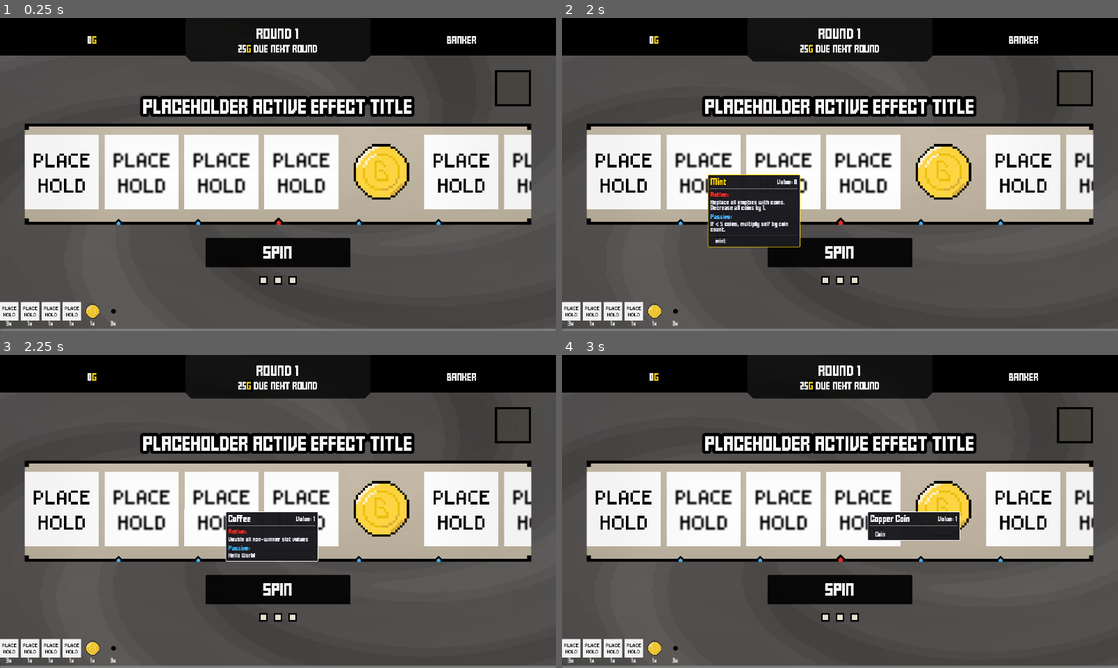
Above: before the commit, frames 1-4 (two rows, left to right).
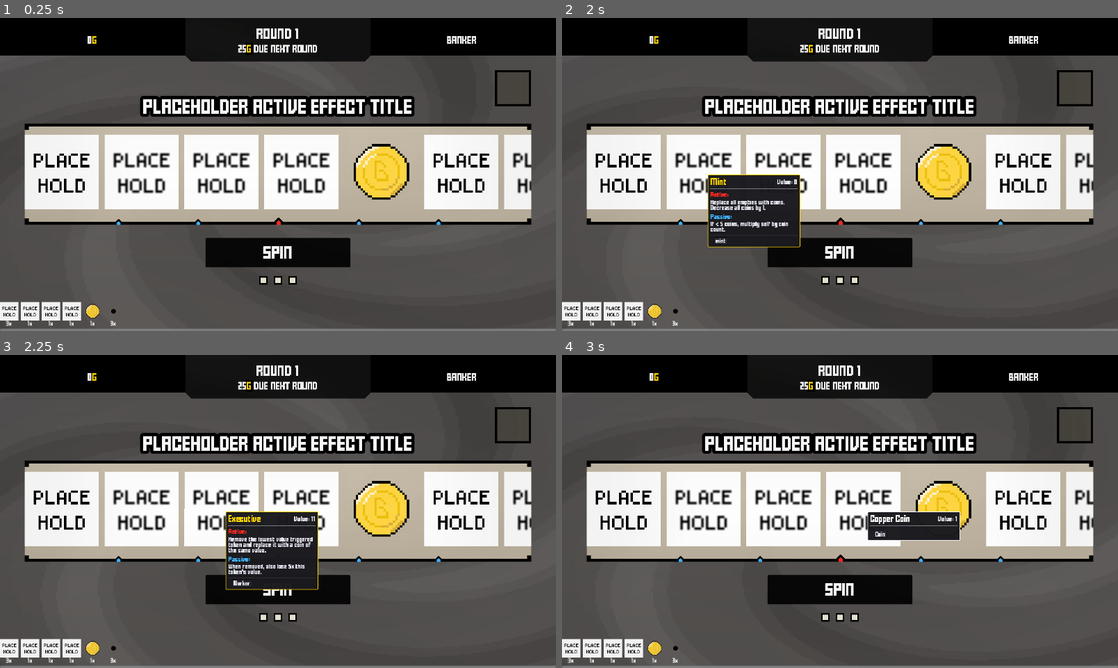
Above: after the commit, the same moments.

Repository: ZhelinWang/one-last-spin
Game: Godot game, scene res://main_ui.tscn
Two runs of this game, one before a commit and one after it. Both use one fixed random seed, a clock stepped at 60 frames per second and the inputs below.
Inputs (mouse positions are in pixels of both pictures, inside the frame that each line leads up to):
- Up to frame 1 (0.25 s): no input
- Up to frame 2 (2 s): click (623, 171) at 0.5 s; click (701, 171) at 1.27 s
- Up to frame 3 (2.25 s): click (222, 508) at 2.02 s
- Up to frame 4 (3 s): click (862, 508) at 2.77 s

Frames 1-2 are identical in both runs. In frame 3, 1.6% of the frame differs, in the area x 40-58%, y 50-76%; in frame 4, nothing differs.

Commit message:
fixed exec bug

Diff:
--- /dev/null
+++ b/abilties/executiveReplaceLowestAbility.gd
@@ -0,0 +1,41 @@
+extends TokenAbility
+class_name ExecutiveReplaceLowestAbility
+
+@export var coin_token_path: String = "res://tokens/coin.tres"
+
+func _init():
+	trigger = Trigger.ACTIVE_DURING_SPIN
+	winner_only = true
+	target_kind = TargetKind.ANY
+
+func build_commands(ctx: Dictionary, contribs: Array, source_token: Resource) -> Array:
+	if trigger != Trigger.ACTIVE_DURING_SPIN:
+		return []
+	if coin_token_path.strip_edges() == "":
+		return []
+
+	var lowest_contrib: Dictionary = {}
+	var lowest_val: int = 2147483647
+	for entry in contribs:
+		if not (entry is Dictionary):
+			continue
+		if int(entry.get("offset", 0)) == 0:
+			continue
+		var val: int = _contrib_value(entry)
+		if lowest_contrib.is_empty() or val < lowest_val:
+			lowest_contrib = entry
+			lowest_val = val
+
+	if lowest_contrib.is_empty():
+		return []
+
+	var offset := int(lowest_contrib.get("offset", 0))
+	var cmds: Array = []
+	cmds.append({
+		"op": "replace_at_offset",
+		"offset": offset,
+		"token_path": coin_token_path,
+		"set_value": max(lowest_val, 0),
+		"preserve_tags": false
+	})
+	return cmds
--- a/characters/banker.tres
+++ b/characters/banker.tres
@@ -4,12 +4,12 @@
 [ext_resource type="Script" uid="uid://2lqsh3g3xqag" path="res://tokens/tokenData.gd" id="2_wuq5s"]
 [ext_resource type="Resource" uid="uid://b7qvltgd7lbkm" path="res://tokens/hustler.tres" id="3_sqxdb"]
 [ext_resource type="Resource" uid="uid://bpebbtdof3ea" path="res://tokens/mint.tres" id="4_sqxdb"]
-[ext_resource type="Resource" uid="uid://3we4ixqkvhpb" path="res://tokens/coffee.tres" id="5_lha1g"]
 [ext_resource type="Resource" uid="uid://dq7cgvphi6gwu" path="res://tokens/copperCoin.tres" id="6_j7eb8"]
+[ext_resource type="Resource" uid="uid://c8geidaiuuhff" path="res://tokens/executive.tres" id="6_sqxdb"]
 [ext_resource type="Resource" uid="uid://c504xih8se6f5" path="res://tokens/coin.tres" id="7_sqxdb"]
 [ext_resource type="Resource" uid="uid://bj8jtgxsh2pe2" path="res://tokens/empty.tres" id="8_sqxdb"]
 
 [resource]
 script = ExtResource("1_royit")
-startingTokens = Array[ExtResource("2_wuq5s")]([ExtResource("3_sqxdb"), ExtResource("4_sqxdb"), ExtResource("5_lha1g"), ExtResource("6_j7eb8"), ExtResource("7_sqxdb"), ExtResource("3_sqxdb"), ExtResource("3_sqxdb"), ExtResource("8_sqxdb"), ExtResource("8_sqxdb"), ExtResource("8_sqxdb")])
+startingTokens = Array[ExtResource("2_wuq5s")]([ExtResource("3_sqxdb"), ExtResource("4_sqxdb"), ExtResource("6_sqxdb"), ExtResource("6_j7eb8"), ExtResource("7_sqxdb"), ExtResource("3_sqxdb"), ExtResource("3_sqxdb"), ExtResource("8_sqxdb"), ExtResource("8_sqxdb"), ExtResource("8_sqxdb")])
 metadata/_custom_type_script = "uid://ltn4148sc7sb"
--- a/coinManager.gd
+++ b/coinManager.gd
@@ -507,6 +507,8 @@
 		var prev_val: int = _compute_value(c)
 		if debug_spin:
 			print("	[Apply] offset=", c.offset, " kind=", stepn.get("kind"), " +", stepn.get("amount", 0), " x", stepn.get("factor", 1.0), " src=", stepn.get("source", "unknown"))
+		if not _is_contrib_zero_replaced(c):
+			_shake_slot_for_contrib(ctx, c)
 		_apply_step(c, stepn)
 		var new_val: int = _compute_value(c)
 
@@ -560,8 +562,6 @@
 		return false
 	var offset := int(contrib.get("offset", 0))
 	var slot := _slot_from_ctx(ctx, offset)
-	if slot != null:
-		_shake_slot(slot)
 	var replacement := _replace_token_at_offset(ctx, offset, empty_path, ZERO_REPLACEMENT_VALUE, false, contrib.get("token"))
 	if replacement == null:
 		return false
@@ -575,6 +575,14 @@
 		print("[ZeroReplace] offset=", offset, " prev=", prev_val, " new=", new_val, " reason=", reason)
 	return true
 
+func _shake_slot_for_contrib(ctx: Dictionary, contrib: Dictionary) -> void:
+	if ctx == null or contrib == null:
+		return
+	var off := int(contrib.get("offset", 0))
+	var slot := _slot_from_ctx(ctx, off)
+	if slot != null:
+		_shake_slot(slot)
+
 # NEW: Apply one global step across multiple tokens simultaneously
 func _apply_global_step_parallel(step: Dictionary, contribs: Array, indices: Array, ctx: Dictionary) -> void:
 	# Snapshot previous values
@@ -584,7 +592,6 @@
 		var idx := int(indices[k])
 		var c: Dictionary = contribs[idx]
 		prev_vals[k] = _compute_value(c)
-
 	# Apply step to all targets (mutate first, then animate/signals)
 	for k in range(indices.size()):
 		var idx := int(indices[k])
@@ -595,6 +602,7 @@
 			continue
 		if debug_spin:
 			print("    [Apply-Parallel] offset=", c.offset, " kind=", step.get("kind"), " +", step.get("amount", 0), " x", step.get("factor", 1.0), " src=", step.get("source", "unknown"))
+		_shake_slot_for_contrib(ctx, c)
 		_apply_step(c, step)
 
 	# Emit and update visuals for all targets
@@ -2173,6 +2181,7 @@
 		for stepn in lst:
 			if debug_spin:
 				print("	[Apply] offset=", c.offset, " kind=", stepn.get("kind"), " +", stepn.get("amount", 0), " x", stepn.get("factor", 1.0), " src=", stepn.get("source", "winner_active"))
+			_shake_slot_for_contrib(ctx, c)
 			_apply_step(c, stepn)
 
 	# Emit and update visuals for all targets in same frame
@@ -2600,6 +2609,8 @@
 	if token_path.strip_edges() == "":
 		return null
 	var slot := _slot_from_ctx(ctx, offset)
+	if slot != null:
+		_shake_slot(slot)
 	var target_token = target_token_override
 	if target_token == null and slot != null:
 		if slot.has_meta("token_data"):
@@ -2721,10 +2732,10 @@
 			continue
 		var tok = (slot as Control).get_meta("token_data") if (slot as Control).has_meta("token_data") else null
 		if _token_has_tag(tok, target_tag):
+			_shake_slot(slot as Control)
 			var inst := (rep as Resource).duplicate(true)
 			_init_token_base_value(inst)
 			_apply_token_to_slot(slot as Control, inst)
-			_shake_slot(slot as Control)
 
 func _update_slot_map_for_replacements(ctx: Dictionary, replacements: Array) -> void:
 	if replacements.is_empty():
@@ -2749,8 +2760,8 @@
 			var new_token = entry.get("new")
 			if new_token == null:
 				continue
+			_shake_slot(ctrl)
 			_apply_token_to_slot(ctrl, new_token)
-			_shake_slot(ctrl)
 			break
 
 func _replace_board_empties_in_slotmap(ctx: Dictionary, token_path: String) -> void:
@@ -2767,10 +2778,10 @@
 			continue
 		var tok = (slot as Control).get_meta("token_data") if (slot as Control).has_meta("token_data") else null
 		if _is_empty_token(tok):
+			_shake_slot(slot as Control)
 			var inst := (rep as Resource).duplicate(true)
 			_init_token_base_value(inst)
 			_apply_token_to_slot(slot as Control, inst)
-			_shake_slot(slot as Control)
 
 func _visible_slots_from_ctx(ctx: Dictionary) -> Array:
 	if not ctx.has("slot_map"):
--- a/tokens/executive.tres
+++ b/tokens/executive.tres
@@ -1,18 +1,22 @@
-[gd_resource type="Resource" script_class="TokenLootData" load_steps=4 format=3 uid="uid://c8geidaiuuhff"]
+[gd_resource type="Resource" script_class="TokenLootData" load_steps=6 format=3 uid="uid://c8geidaiuuhff"]
 
 [ext_resource type="Script" uid="uid://2lqsh3g3xqag" path="res://tokens/tokenData.gd" id="1_token"]
 [ext_resource type="Script" uid="uid://cc88rmbau7nxl" path="res://abilties/tokenAbilities.gd" id="2_abilities"]
+[ext_resource type="Script" uid="uid://efxgjbhl62cn" path="res://abilties/executiveReplaceLowestAbility.gd" id="3_exec"]
 [ext_resource type="Texture2D" uid="uid://dcrsbubbw58pl" path="res://placehold.jpg" id="4_icon"]
+
+[sub_resource type="Resource" id="Resource_executive_active"]
+script = ExtResource("3_exec")
+metadata/_custom_type_script = "uid://d8ts1k7p6ew3f"
 
 [resource]
 script = ExtResource("1_token")
 name = "Executive"
-weight = 1.0
 rarity = "legendary"
 icon = ExtResource("4_icon")
 value = 11
 tags = PackedStringArray("Worker")
-abilities = Array[ExtResource("2_abilities")]([])
+abilities = Array[ExtResource("2_abilities")]([SubResource("Resource_executive_active")])
 activeDescription = "Remove the lowest value triggered token and replace it with a coin of the same value."
 passiveDescription = "When removed, also lose 5x this token's value."
 metadata/_custom_type_script = "uid://2lqsh3g3xqag"
Not shown, added: abilties/executiveReplaceLowestAbility.gd.uid
Not shown: 1 places in tokens/hustler.tres that only renumber resources
